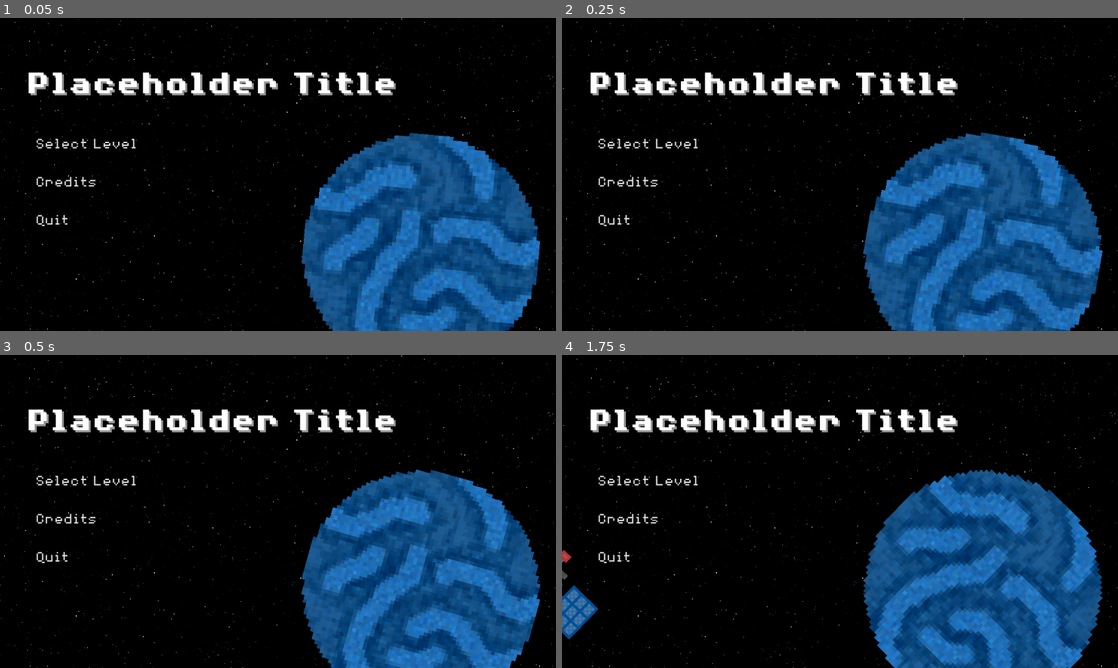
Above: before the commit, frames 1-4 (two rows, left to right).
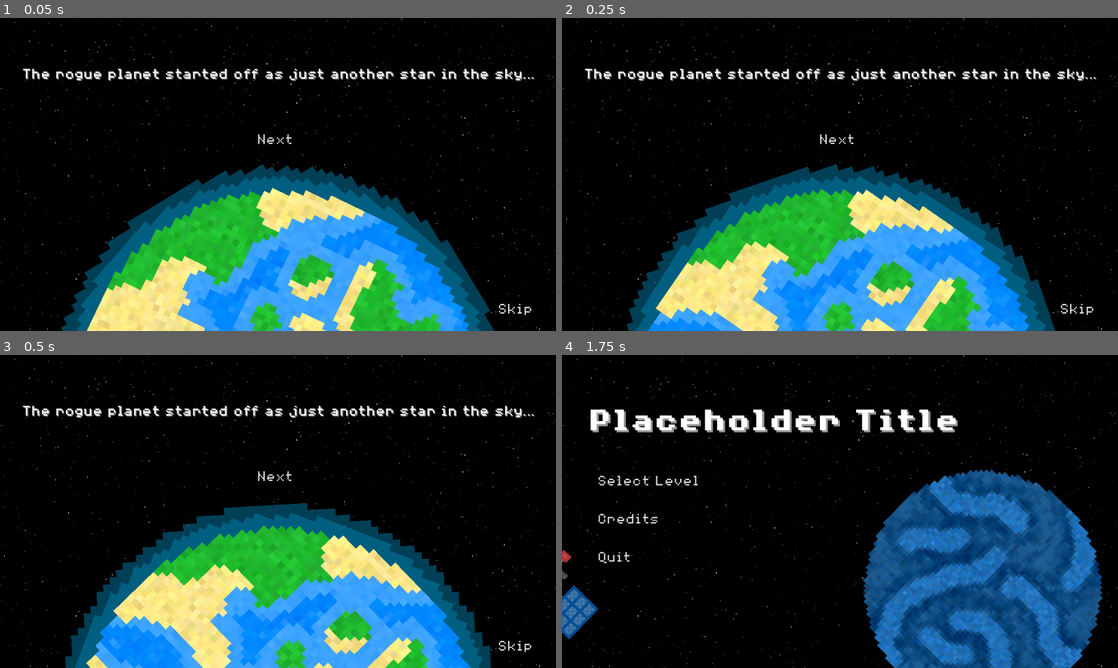
Above: after the commit, the same moments.

Repository: Birb-Games/gmtk-2025
Game: Godot game, scene res://scenes/main.tscn
Two runs of this game, one before a commit and one after it. Both use one fixed random seed, a clock stepped at 60 frames per second and the inputs below.
Inputs (mouse positions are in pixels of both pictures, inside the frame that each line leads up to):
- Up to frame 1 (0.05 s): no input
- Up to frame 2 (0.25 s): no input
- Up to frame 3 (0.5 s): no input
- Up to frame 4 (1.75 s): click (1079, 646) at 0.5 s, where only the run after the commit has a clickable "Skip"; move the mouse to (962, 495) at 1.27 s; press the mouse at (962, 495) at 1.28 s; hold Right (right) from 1.28 s (still down)

The runs differ from the first frame. In frame 1, 44% of the frame differs, in the area x 4-98%, y 16-100%; in frame 2, 44%; in frame 3, 44%, in the area x 4-98%, y 13-100%; in frame 4, nothing differs.

Commit message:
added beginning cut scene

Diff:
--- a/scenes/main.tscn
+++ b/scenes/main.tscn
@@ -9,6 +9,7 @@
 [ext_resource type="PackedScene" uid="uid://dikqk3uxnus0c" path="res://scenes/win_screen.tscn" id="6_choun"]
 [ext_resource type="AudioStream" uid="uid://dicjshmbik8o4" path="res://assets/sfx/shoot.wav" id="6_tefeu"]
 [ext_resource type="AudioStream" uid="uid://dsj5qpr3787ca" path="res://assets/sfx/hit.wav" id="7_o6xl0"]
+[ext_resource type="PackedScene" uid="uid://o31g4dri56jo" path="res://scenes/starting_cut_scene.tscn" id="7_ya4ey"]
 [ext_resource type="AudioStream" uid="uid://bjmdruip2a76d" path="res://assets/sfx/asteroid_explosion.wav" id="8_tipki"]
 
 [node name="Main" type="Node2D"]
@@ -18,6 +19,7 @@
 process_mode = 3
 
 [node name="MainMenu" parent="GUI" instance=ExtResource("4_jyhfs")]
+visible = false
 
 [node name="HUD" parent="GUI" instance=ExtResource("4_tbgi4")]
 visible = false
@@ -30,6 +32,8 @@
 
 [node name="WinScreen" parent="GUI" instance=ExtResource("6_choun")]
 visible = false
+
+[node name="StartingCutScene" parent="GUI" instance=ExtResource("7_ya4ey")]
 
 [node name="Sfx" type="Node" parent="."]
 
--- /dev/null
+++ b/scenes/starting_cut_scene.tscn
@@ -0,0 +1,150 @@
+[gd_scene load_steps=16 format=3 uid="uid://o31g4dri56jo"]
+
+[ext_resource type="Theme" uid="uid://ca4fjx3thf2g7" path="res://assets/theme.tres" id="1_3263u"]
+[ext_resource type="Texture2D" uid="uid://dsq5rgehdjua3" path="res://assets/textures/space.png" id="1_jgenq"]
+[ext_resource type="Texture2D" uid="uid://c1d18xg5ntnp8" path="res://assets/textures/homeworld.png" id="2_5v16u"]
+[ext_resource type="Script" uid="uid://6woa81kxf3c1" path="res://scripts/starting_cut_scene.gd" id="2_u2fgv"]
+[ext_resource type="Script" uid="uid://20ha62frq61c" path="res://scripts/space_sprite.gd" id="3_3263u"]
+[ext_resource type="Texture2D" uid="uid://cefcp8xl4mse0" path="res://assets/textures/rogue_planet.png" id="4_5k4aj"]
+[ext_resource type="Texture2D" uid="uid://cse8w7l4dd4f7" path="res://assets/textures/large_circle.png" id="5_hqau3"]
+[ext_resource type="Texture2D" uid="uid://cyc277ke1frt4" path="res://assets/textures/satellite.png" id="8_u0ofa"]
+[ext_resource type="Texture2D" uid="uid://rjsysmwym2tc" path="res://assets/textures/enemy_satellite1.png" id="9_mn708"]
+
+[sub_resource type="AtlasTexture" id="AtlasTexture_mn708"]
+atlas = ExtResource("8_u0ofa")
+region = Rect2(0, 0, 56, 24)
+
+[sub_resource type="AtlasTexture" id="AtlasTexture_ctdxg"]
+atlas = ExtResource("8_u0ofa")
+region = Rect2(56, 0, 56, 24)
+
+[sub_resource type="SpriteFrames" id="SpriteFrames_5k4aj"]
+animations = [{
+"frames": [{
+"duration": 1.0,
+"texture": SubResource("AtlasTexture_mn708")
+}, {
+"duration": 1.0,
+"texture": SubResource("AtlasTexture_ctdxg")
+}],
+"loop": true,
+"name": &"default",
+"speed": 2.0
+}]
+
+[sub_resource type="AtlasTexture" id="AtlasTexture_whp8o"]
+atlas = ExtResource("9_mn708")
+region = Rect2(0, 0, 46, 23)
+
+[sub_resource type="AtlasTexture" id="AtlasTexture_1x5pr"]
+atlas = ExtResource("9_mn708")
+region = Rect2(46, 0, 46, 23)
+
+[sub_resource type="SpriteFrames" id="SpriteFrames_ae215"]
+animations = [{
+"frames": [{
+"duration": 1.0,
+"texture": SubResource("AtlasTexture_whp8o")
+}, {
+"duration": 1.0,
+"texture": SubResource("AtlasTexture_1x5pr")
+}],
+"loop": true,
+"name": &"default",
+"speed": 2.0
+}]
+
+[node name="StartingCutScene" type="Control"]
+layout_mode = 3
+anchors_preset = 15
+anchor_right = 1.0
+anchor_bottom = 1.0
+grow_horizontal = 2
+grow_vertical = 2
+theme = ExtResource("1_3263u")
+script = ExtResource("2_u2fgv")
+text = Array[String](["The rogue planet started off as just another star in the sky...", "But it grew bigger and bigger...", "Our astronomers studied it and discovered that
+the rogue planet harbored an alien civilization.", "But the aliens were hostile
+and they began attacking the solar system!", "That is why the Voyager 3 program was started:
+to launch satellites around the solar system
+and destroy the attacking alien probes. ", "You are in charge of controlling the satellites
+and giving humanity a fighting chance.", "Press A/D to change your orbital direction to left/right.
+Press W/S to move up and down in your orbit.
+Use the mouse to aim; use Left click to shoot.
+Destroy all alien probes to beat the level, Good luck!"])
+planet_scales = Array[float]([0.1, 0.5, 2.0, 3.0, 4.5, 5.5, 7.0])
+planet_offsets = Array[float]([8.0, 12.0, 16.0, 22.0, 32.0, 44.0, 56.0])
+
+[node name="Background" type="Sprite2D" parent="."]
+z_index = -2
+position = Vector2(578, 325)
+scale = Vector2(1.34815, 1.34815)
+texture = ExtResource("1_jgenq")
+
+[node name="RoguePlanet" type="Sprite2D" parent="."]
+z_index = -1
+texture = ExtResource("4_5k4aj")
+script = ExtResource("3_3263u")
+rotation_speed = -1.57
+
+[node name="Earth" type="Sprite2D" parent="."]
+position = Vector2(577, 772)
+scale = Vector2(12.875, 12.875)
+texture = ExtResource("2_5v16u")
+script = ExtResource("3_3263u")
+
+[node name="Atmosphere" type="Sprite2D" parent="Earth"]
+modulate = Color(0, 0.490196, 0.666667, 0.501961)
+z_index = -1
+scale = Vector2(1.06511, 1.06511)
+texture = ExtResource("5_hqau3")
+script = ExtResource("3_3263u")
+rotation_speed = -1.57
+
+[node name="Atmosphere2" type="Sprite2D" parent="Earth"]
+modulate = Color(0, 0.490196, 0.666667, 0.501961)
+z_index = -1
+scale = Vector2(1.11961, 1.11961)
+texture = ExtResource("5_hqau3")
+script = ExtResource("3_3263u")
+rotation_speed = 0.3
+
+[node name="Player" type="AnimatedSprite2D" parent="."]
+position = Vector2(576, 828)
+scale = Vector2(7, 7)
+sprite_frames = SubResource("SpriteFrames_5k4aj")
+
+[node name="EnemySatellite" type="AnimatedSprite2D" parent="."]
+position = Vector2(-285, 426)
+rotation = 0.513127
+scale = Vector2(7, 7)
+sprite_frames = SubResource("SpriteFrames_ae215")
+
+[node name="Skip" type="Button" parent="."]
+layout_mode = 0
+offset_left = 1009.0
+offset_top = 580.0
+offset_right = 1126.0
+offset_bottom = 627.0
+text = "Skip"
+
+[node name="Label" type="Label" parent="."]
+layout_mode = 0
+offset_top = 105.0
+offset_right = 1152.0
+offset_bottom = 199.0
+theme_override_colors/font_shadow_color = Color(0.60933, 0.60933, 0.60933, 1)
+theme_override_constants/shadow_offset_x = 2
+theme_override_constants/shadow_offset_y = 2
+horizontal_alignment = 1
+
+[node name="Next" type="Button" parent="."]
+layout_mode = 0
+offset_left = 507.0
+offset_top = 223.0
+offset_right = 633.0
+offset_bottom = 283.0
+text = "Next"
+
+[connection signal="pressed" from="Skip" to="." method="_on_skip_pressed"]
+[connection signal="pressed" from="Next" to="." method="_on_next_pressed"]
--- /dev/null
+++ b/scripts/starting_cut_scene.gd
@@ -0,0 +1,68 @@
+extends Control
+
+@export_multiline var text: Array[String]
+@export var planet_scales: Array[float]
+@export var planet_offsets: Array[float]
+
+var next_planet_scale: float = 0.0
+var next_planet_y: float
+var current_text_index: int = 0
+var button_disable_timer: float = 0.0
+
+func set_text() -> void:
+	if current_text_index >= len(text):
+		$Label.text = ""
+		return
+	$Label.text = text[current_text_index]
+	if current_text_index < len(planet_scales):
+		next_planet_scale = planet_scales[current_text_index]
+	if current_text_index < len(planet_offsets):
+		next_planet_y = $RoguePlanet.position.y + planet_offsets[current_text_index]
+
+func _ready() -> void:
+	$RoguePlanet.scale = Vector2(0.0, 0.0)
+	$RoguePlanet.position.x = get_viewport_rect().size.x / 2.0
+	$RoguePlanet.position.y = get_viewport_rect().size.y / 2.0 - 240.0
+	next_planet_y = $RoguePlanet.position.y
+	set_text()
+
+func _on_skip_pressed() -> void:
+	hide()
+	$/root/Main/GUI/MainMenu.show()
+
+var player_speed: float = 400.0
+var enemy_speed: float = 400.0
+
+func _process(delta: float) -> void:
+	if !visible:
+		return
+
+	if button_disable_timer > 0.0:
+		button_disable_timer -= delta
+	$Next.disabled = button_disable_timer > 0.0
+
+	if current_text_index >= 3 and $EnemySatellite.position.x < 2000.0:
+		$EnemySatellite.position.x += enemy_speed * delta
+		enemy_speed += delta * 100.0
+
+	if current_text_index >= len(text):
+		$Player.position.y -= delta * player_speed
+		player_speed += delta * 100.0
+
+	if $Player.position.y < -250.0:
+		hide()
+		$/root/Main/GUI/MainMenu.show()
+		return
+
+	$RoguePlanet.scale.x += delta * (next_planet_scale - $RoguePlanet.scale.x)
+	$RoguePlanet.scale.y = $RoguePlanet.scale.x
+	$RoguePlanet.position.y += (next_planet_y - $RoguePlanet.position.y) * delta
+
+func _on_next_pressed() -> void:
+	current_text_index += 1
+	if current_text_index == len(text) - 1:
+		$Next.text = "Start!"
+	elif current_text_index >= len(text):
+		$Next.hide()
+	set_text()
+	button_disable_timer = 1.0
Binary file added: assets/textures/large_circle.png
Not shown, added: assets/textures/large_circle.png.import
Not shown: 1 places in scenes/main.tscn that only renumber resources
Not shown, added: scripts/starting_cut_scene.gd.uid
